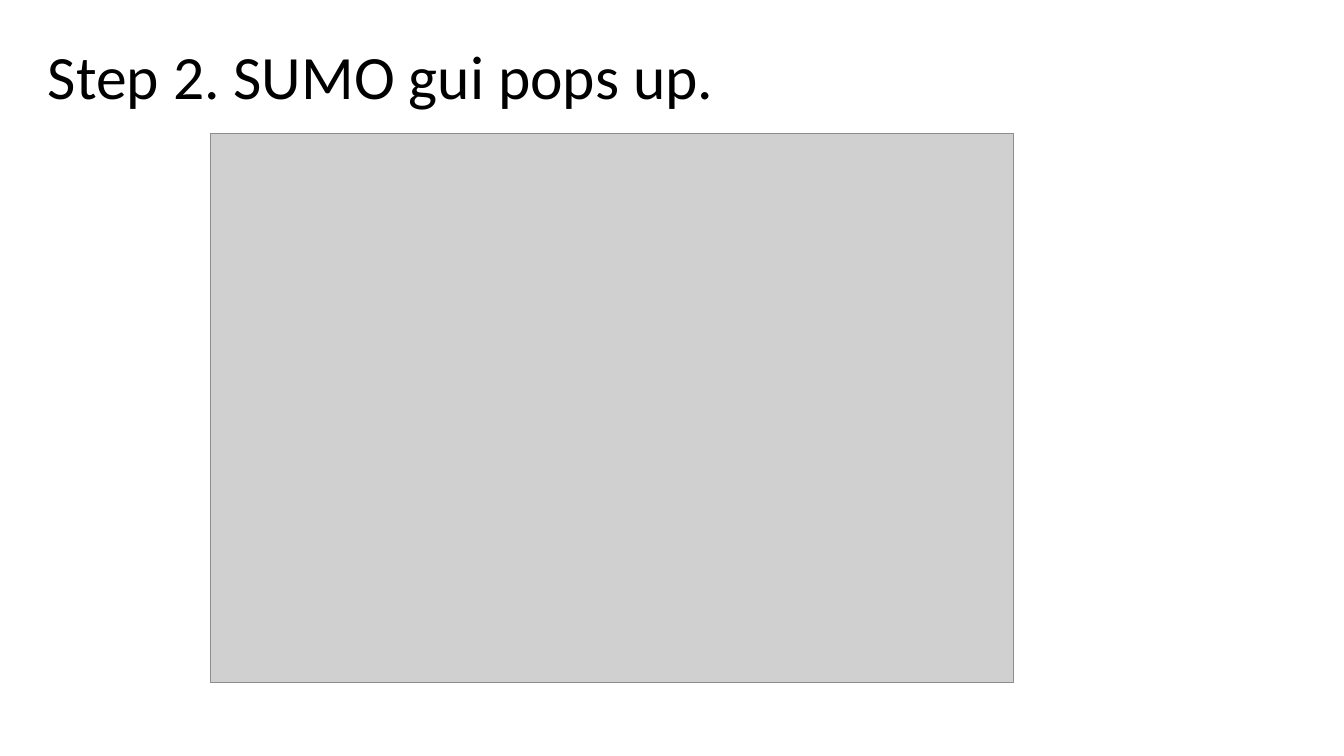
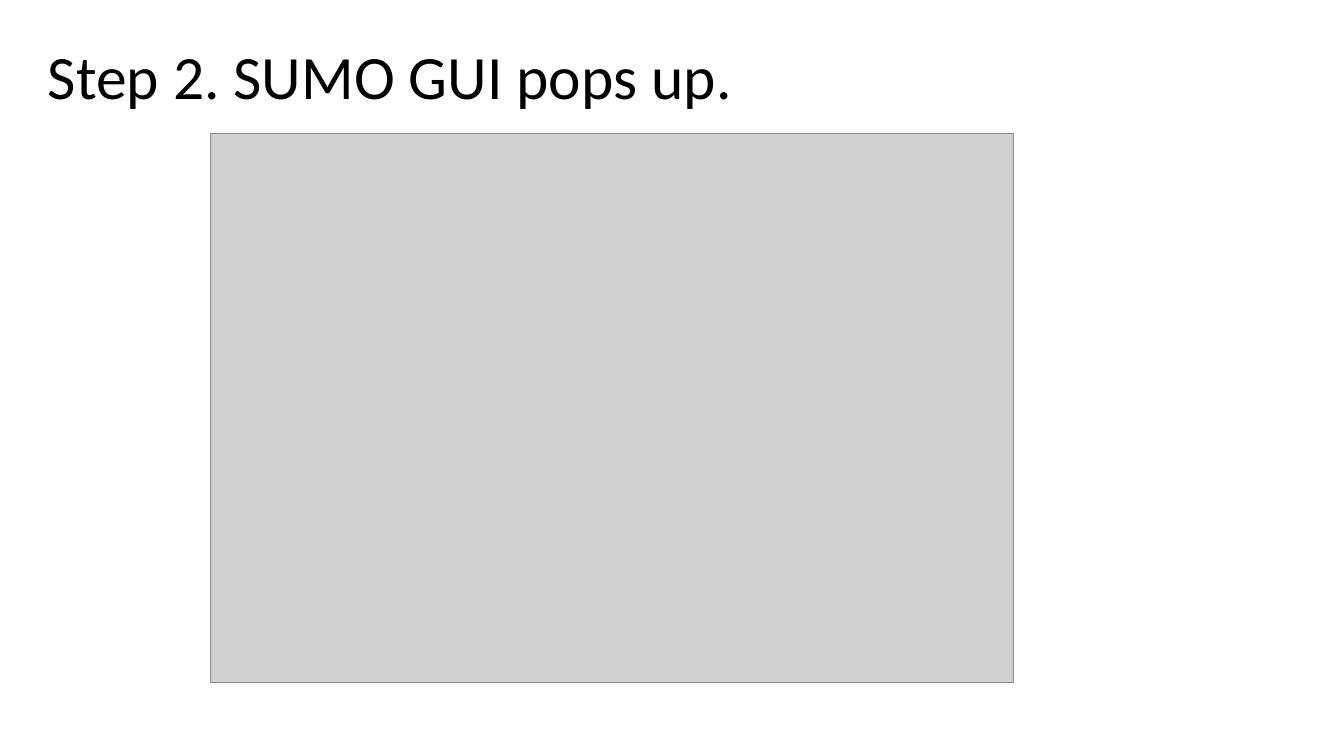
Before and after one commit to PAWorkzoneAutomation/TrafficSimulators_GettingStartedWithDifferrentSimulators_GettingStartedWithSUMO, a slide deck: slide 4 of Documents/How to talk to SUMO through python API.pptx (slide 5 before the commit). Drawn at 1344x756 pixels with LibreOffice and Linux fonts; fonts in the diff are those of the drawing; grey boxes stand for pictures. Boxes give left, top, right and bottom in pixels: in the first picture for what was removed or moved away, otherwise in the second. Text is boxed around its words. In the diff, an @@ line names an element or a change of style, - is before the commit and + after.

```diff
--- a/Documents/How to talk to SUMO through python API.pptx
+++ b/Documents/How to talk to SUMO through python API.pptx
@@ title at <box>48,59,731,109</box>: text changed @@
-Step 2. SUMO gui pops up.
+Step 2. SUMO GUI pops up.
```
Also in this commit, not shown: 4 other slides changed, 5 slides added, 1 slide removed.
